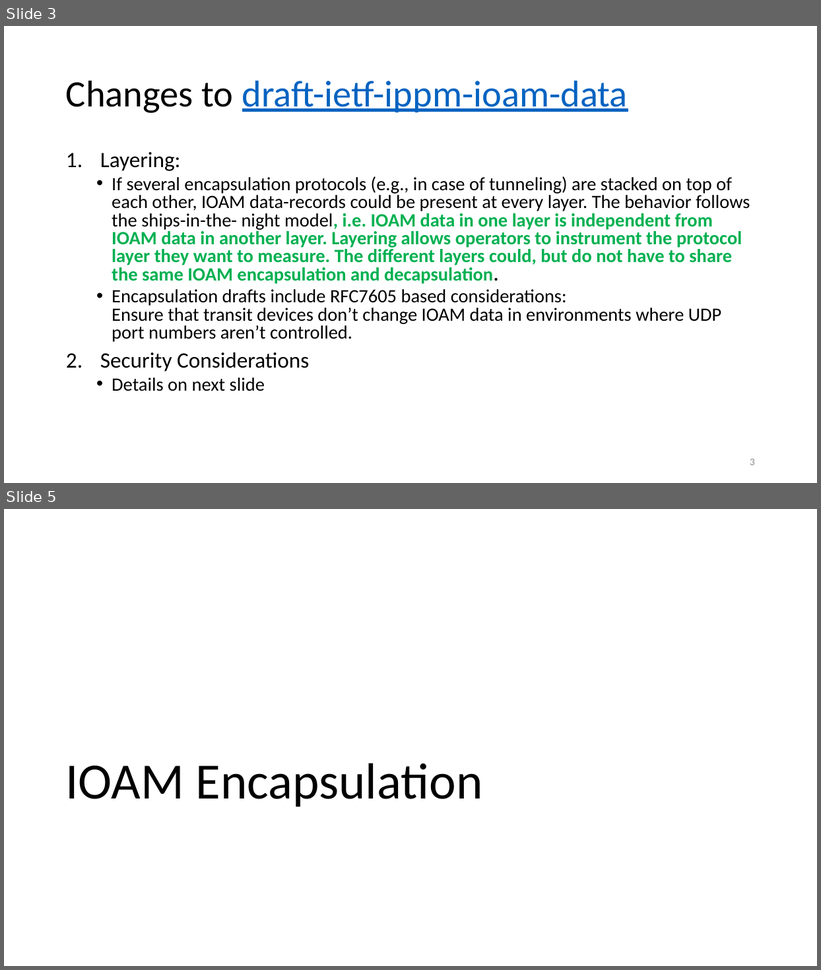
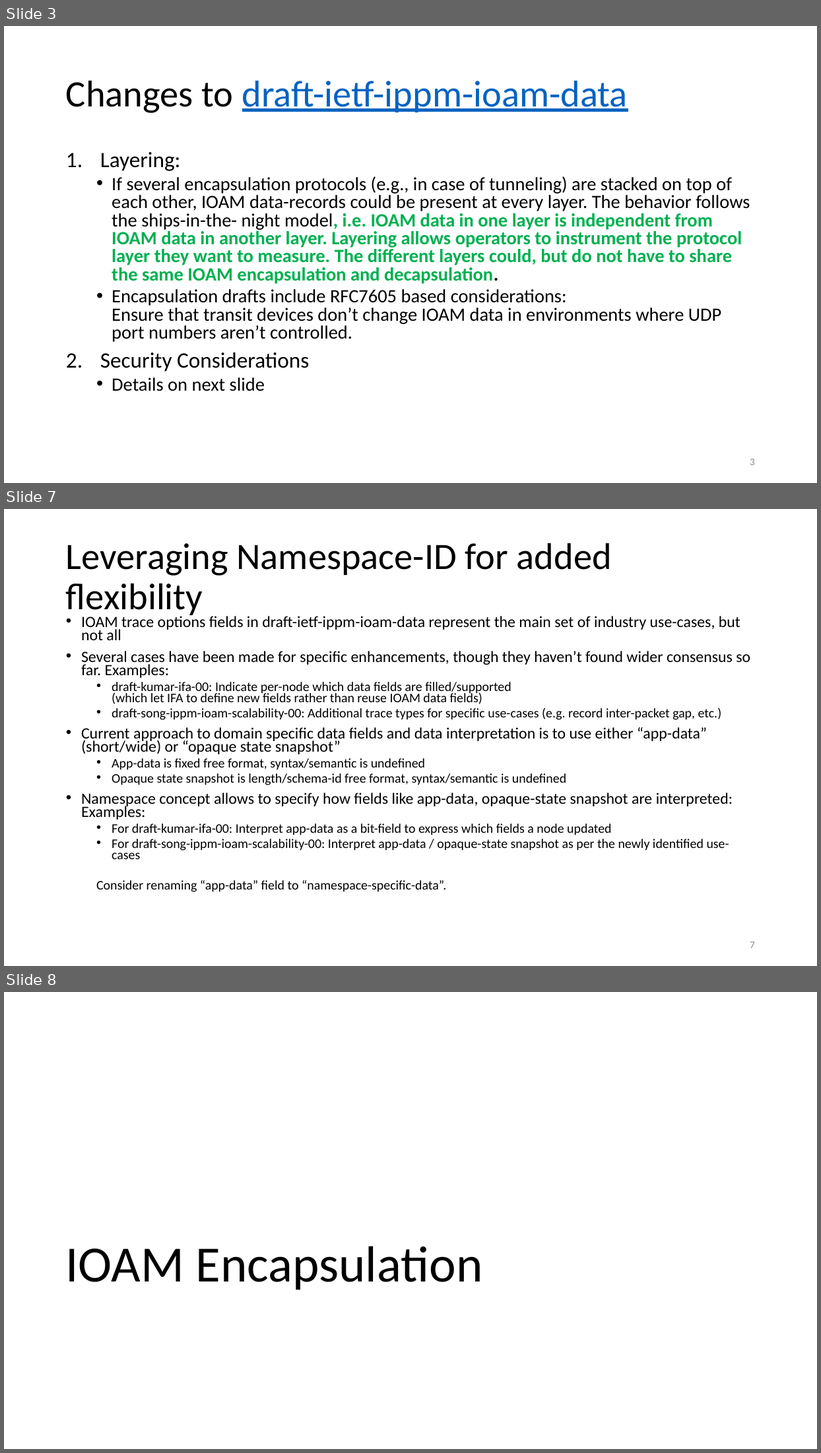
Before and after one commit to inband-oam/ietf, a slide deck: presentations/ioam-ippm-ietf102.pptx. Shown one above the other, each under a label of ours: slides 3 and 5 before the commit, slides 3, 7 and 8 after it; the slides between them are not shown. The pictures are 821x970 and 821x1453 pixels, drawn with LibreOffice and Linux fonts; fonts in the diff are those of the drawing. Boxes give left, top, right and bottom in pixels: in the first picture for what was removed or moved away, otherwise in the second. Text is boxed around its words. In the diff, an @@ line names an element or a change of style, - is before the commit and + after.

Commit message:
Updates from Frank, Mickey on open issues for namespace and ipfix.

```diff
--- a/presentations/ioam-ippm-ietf102.pptx
+++ b/presentations/ioam-ippm-ietf102.pptx
@@ slide 7 added at box(4, 509, 817, 966), background #FFFFFF @@
@@ title added at box(66, 543, 612, 619), 44 pt, text #000000 @@
+Leveraging Namespace-ID for added flexibility
@@ text added at box(81, 614, 750, 892), 15.5 pt, text #000000 @@
+• IOAM trace options fields in draft-ietf-ippm-ioam-data represent the main set of industry use-cases, but not all
+• Several cases have been made for specific enhancements, though they haven’t found wider consensus so far. Examples:
+  • draft-kumar-ifa-00: Indicate per-node which data fields are filled/supported
+    (which let IFA to define new fields rather than reuse IOAM data fields)
+  • draft-song-ippm-ioam-scalability-00: Additional trace types for specific use-cases (e.g. record inter-packet gap, etc.)
+• Current approach to domain specific data fields and data interpretation is to use either “app-data” (short/wide) or “opaque state snapshot”
+  • App-data is fixed free format, syntax/semantic is undefined
+  • Opaque state snapshot is length/schema-id free format, syntax/semantic is undefined
+• Namespace concept allows to specify how fields like app-data, opaque-state snapshot are interpreted: Examples:
+  • For draft-kumar-ifa-00: Interpret app-data as a bit-field to express which fields a node updated
+  • For draft-song-ippm-ioam-scalability-00: Interpret app-data / opaque-state snapshot as per the newly identified use-cases
+  Consider renaming “app-data” field to “namespace-specific-data”.
@@ page number added at box(750, 942, 755, 949), 12 pt, text #8C8C8C @@
+7
@@ what was slide 5 is now slide 8 @@
```
Also in this commit, not shown: 4 slides changed, 3 other slides added, 1 other file.
